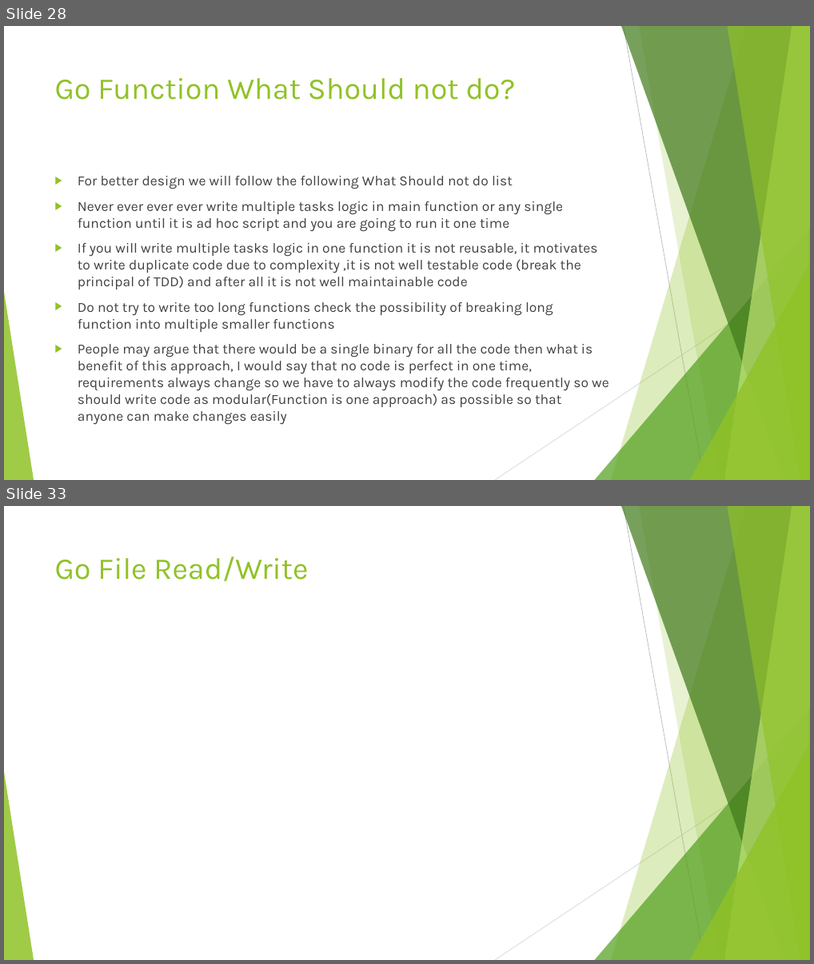
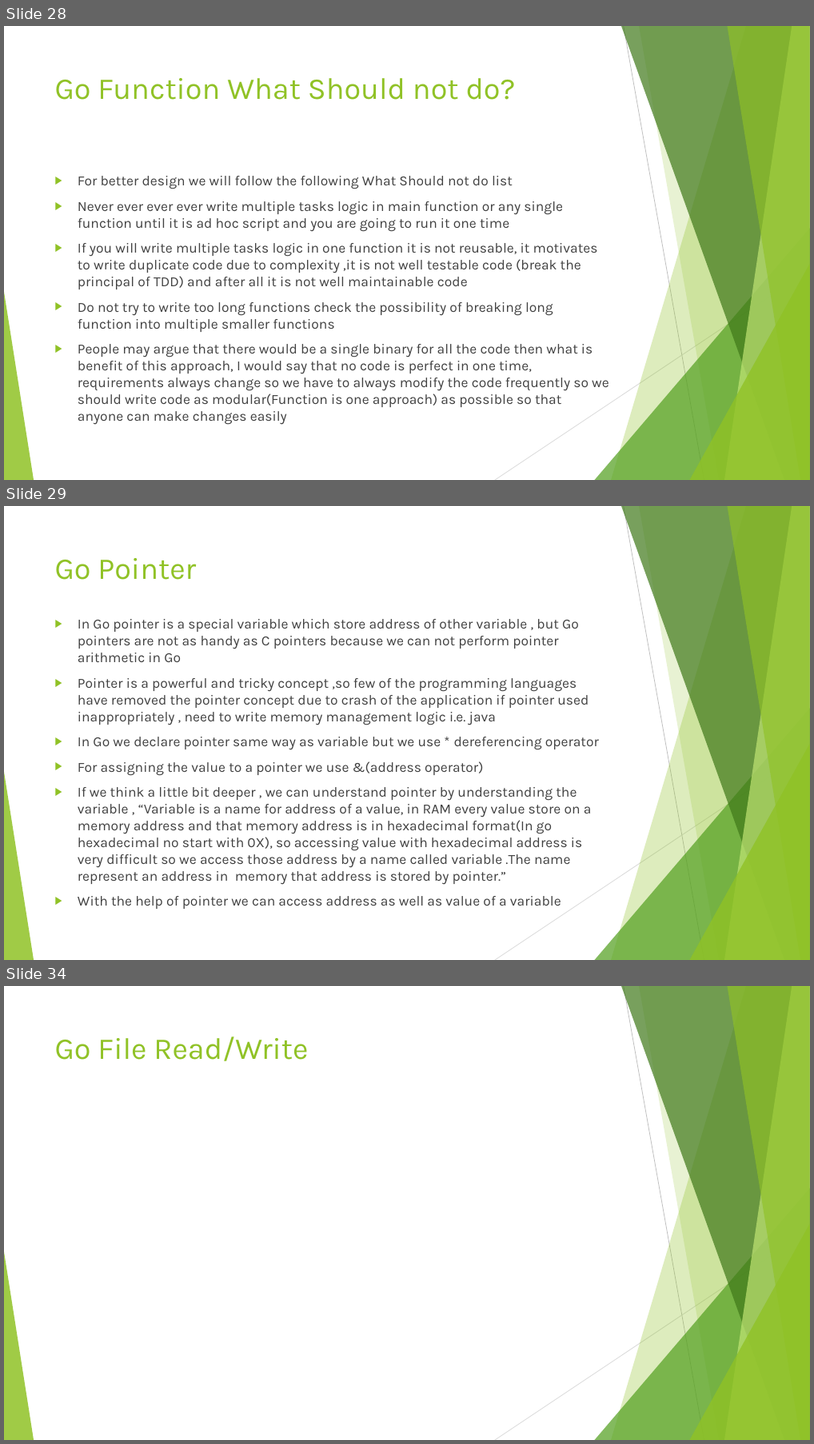
Before and after one commit to vivekdubeydeveloper/goquickstart, a slide deck: goquickstart.pptx. Shown one above the other, each under a label of ours: slides 28 and 33 before the commit, slides 28, 29 and 34 after it; the slides between them are not shown. The pictures are 814x964 and 814x1444 pixels, drawn with LibreOffice and Linux fonts; fonts in the diff are those of the drawing. Boxes give left, top, right and bottom in pixels: in the first picture for what was removed or moved away, otherwise in the second. Text is boxed around its words. In the diff, an @@ line names an element or a change of style, - is before the commit and + after.

```diff
--- a/goquickstart.pptx
+++ b/goquickstart.pptx
@@ slide 29 added at (4, 506, 810, 960), background #FFFFFF; not listed: 10 template elements that a slide beside it also shows @@
@@ title added at (55, 558, 196, 580), 36 pt, text #90C226 @@
+Go Pointer
@@ text added at (78, 619, 599, 908), 16.6 pt, text #404040 @@
+▶ In Go pointer is a special variable which store address of other variable , but Go pointers are not as handy as C pointers because we can not perform pointer arithmetic in Go
+▶ Pointer is a powerful and tricky concept ,so few of the programming languages have removed the pointer concept due to crash of the application if pointer used inappropriately , need to write memory management logic i.e. java
+▶ In Go we declare pointer same way as variable but we use * dereferencing operator
+▶ For assigning the value to a pointer we use &(address operator)
+▶ If we think a little bit deeper , we can understand pointer by understanding the variable , “Variable is a name for address of a value, in RAM every value store on a memory address and that memory address is in hexadecimal format(In go hexadecimal no start with 0X), so accessing value with hexadecimal address is very difficult so we access those address by a name called variable .The name represent an address in memory that address is stored by pointer.”
+▶ With the help of pointer we can access address as well as value of a variable
@@ what was slide 33 is now slide 34 @@
```
Also in this commit, not shown: 4 slides changed, 1 other slide added, 2 other files.
